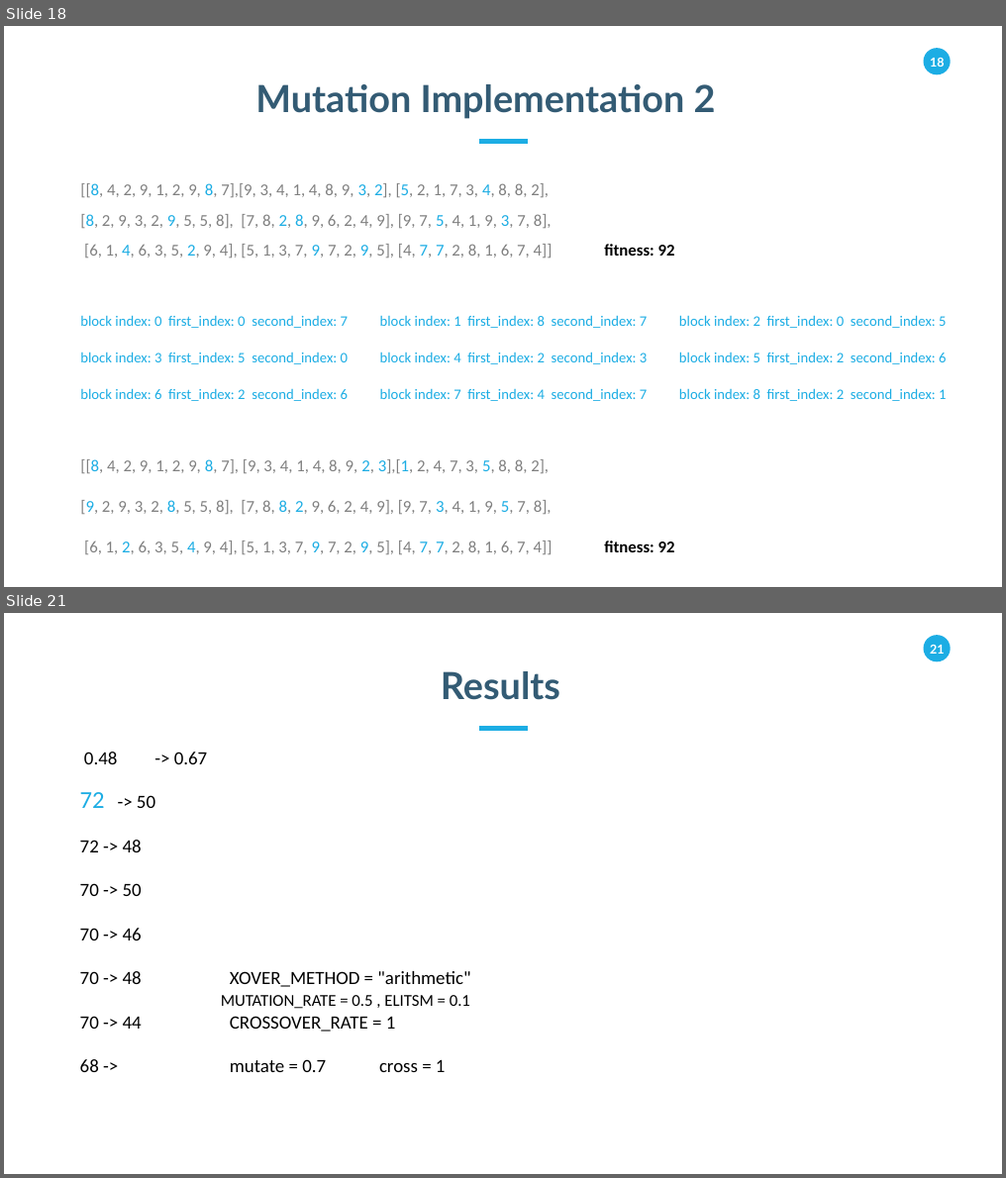
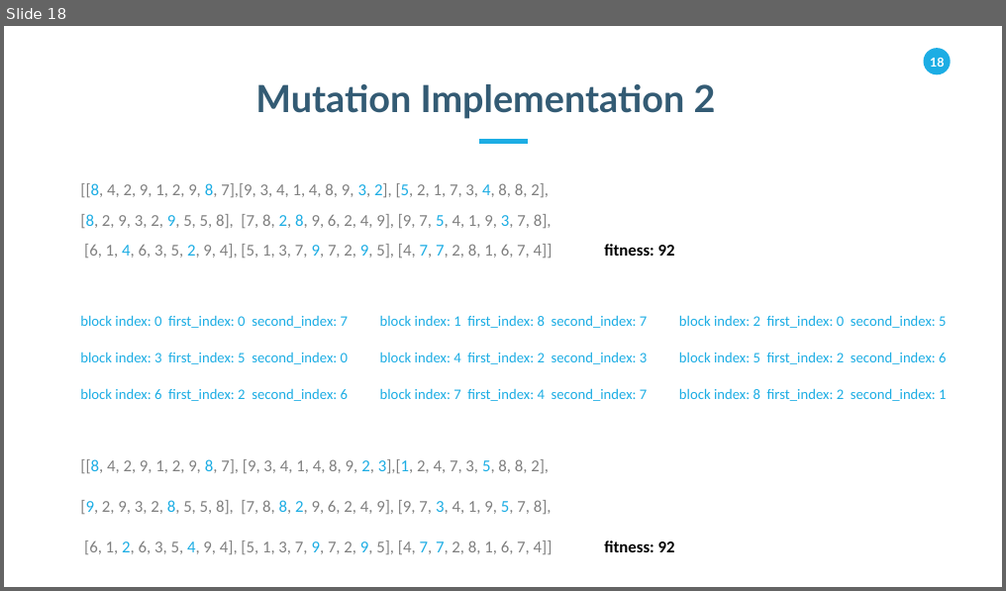
Before and after one commit to salehafzoon/sudoku-solver-with-ga, a slide deck: presentation.pptx. Shown one above the other, each under a label of ours: slides 18 and 21 before the commit, slide 18 after it; the slides between them are not shown. The pictures are 1006x1178 and 1006x591 pixels, drawn with LibreOffice and Linux fonts; fonts in the diff are those of the drawing. Boxes give left, top, right and bottom in pixels: in the first picture for what was removed or moved away, otherwise in the second. Text is boxed around its words. In the diff, an @@ line names an element or a change of style, - is before the commit and + after.

```diff
--- a/presentation.pptx
+++ b/presentation.pptx
@@ slide 21 removed at (4,613,1002,1174), background #FFFFFF; not listed: 2 template elements that a slide beside it also shows @@
@@ text removed at (441,671,560,700) @@
-Results
@@ line removed from (479, 728) to (528, 728) @@
@@ text removed at (80,752,470,1072) @@
-0.48 -> 0.67
-72 -> 50
-72 -> 48
-70 -> 50
-70 -> 46
-70 -> 48 XOVER_METHOD = "arithmetic"
-70 -> 44 CROSSOVER_RATE = 1
-68 -> mutate = 0.7 cross = 1
@@ text removed at (221,995,470,1009) @@
-MUTATION_RATE = 0.5 , ELITSM = 0.1
```
Also in this commit, not shown: 3 slides changed, 8 slides added, 2 other slides removed, 16 other files.
